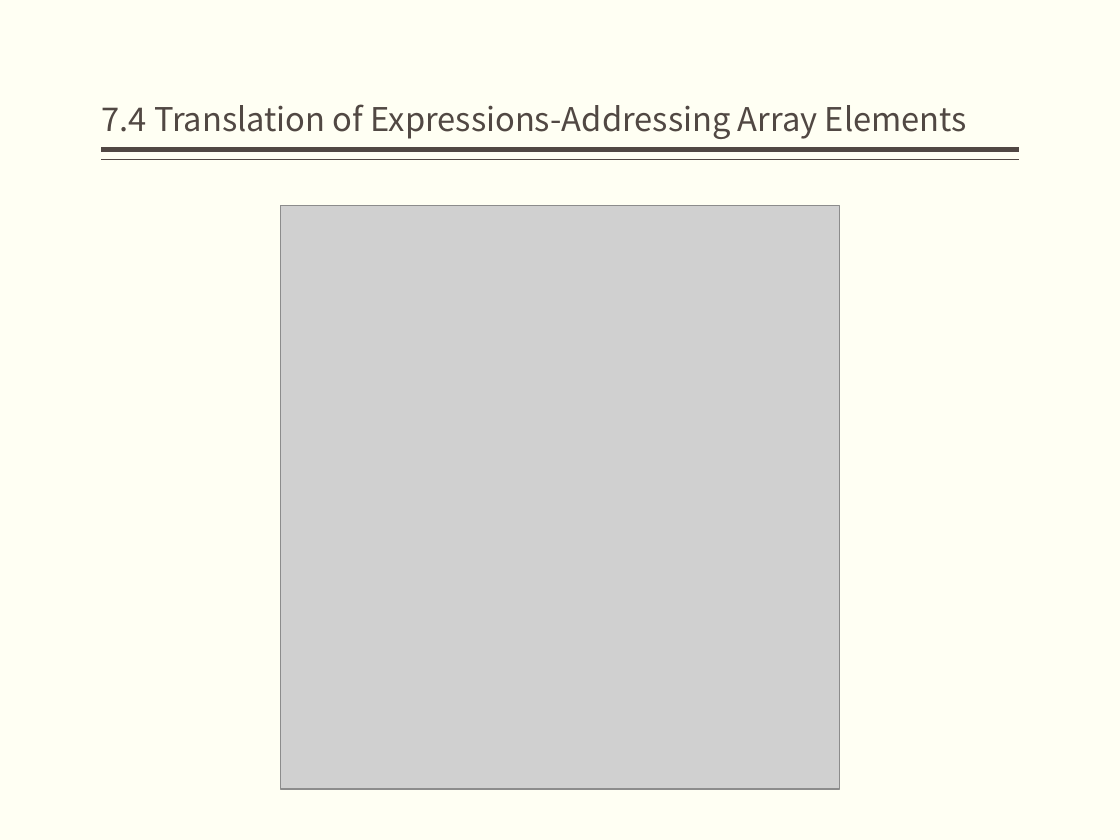
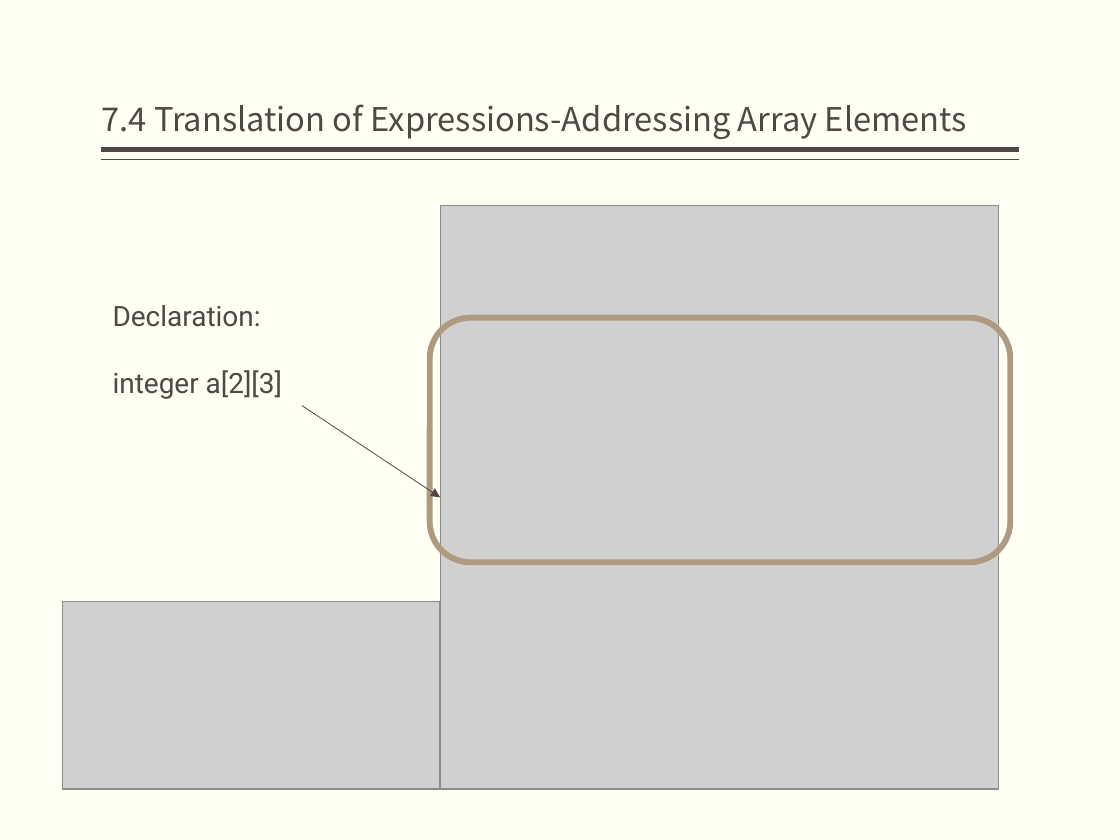
Before and after one commit to jz81/jz81.github.io, a slide deck: slide 28 of course/compiler/lecture/(Spring2020)Lecture7.pptx. Drawn at 1120x840 pixels with LibreOffice and Linux fonts; fonts in the diff are those of the drawing; grey boxes stand for pictures. Boxes give left, top, right and bottom in pixels: in the first picture for what was removed or moved away, otherwise in the second. Text is boxed around its words. In the diff, an @@ line names an element or a change of style, - is before the commit and + after.

Commit message:
revise

```diff
--- a/course/compiler/lecture/(Spring2020)Lecture7.pptx
+++ b/course/compiler/lecture/(Spring2020)Lecture7.pptx
@@ picture: place and size @@
-picture at [280, 206, 839, 790]
+picture at [440, 206, 999, 790]
@@ text added at [113, 305, 282, 399], 18 pt, text #514843 @@
+Declaration:
+integer a[2][3]
@@ rounded rectangle added at [430, 318, 1010, 562], outline #AE9A7E 3.78 pt @@
@@ arrow added from (302, 405) to (440, 497), #514843 0.5 pt @@
@@ picture added at [62, 601, 440, 790] @@
```
Also in this commit, not shown: 2 other slides changed.
